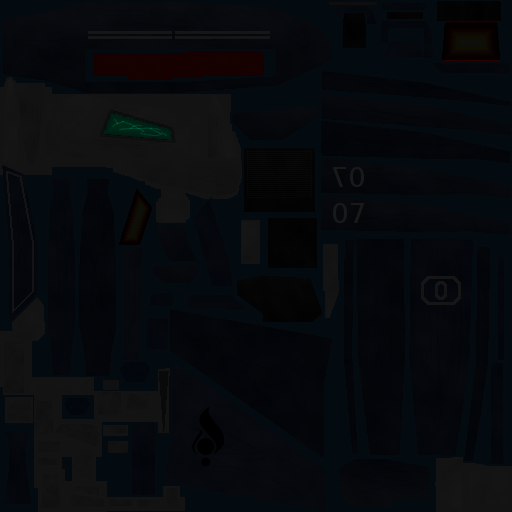
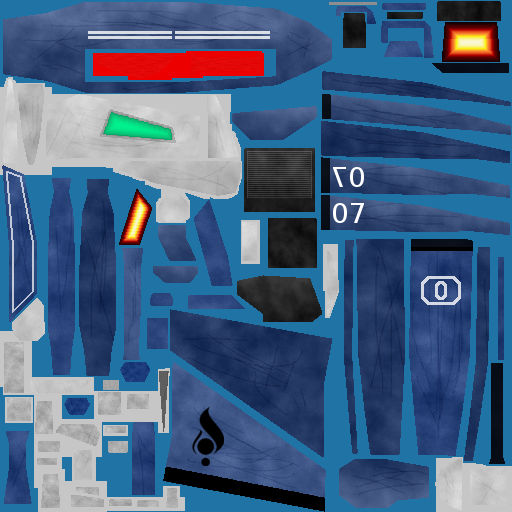
Revision of a layered 512x512 image; what changed, layer by layer:
showed "Teamcolor Foundation" over 163, 63, 509, 512
hid "Corpse Decals" over 100, 22, 500, 471
hid "Corpse Tex1" over 0, 0, 512, 512
painted on "Decals Layer" over 102, 111, 173, 141
